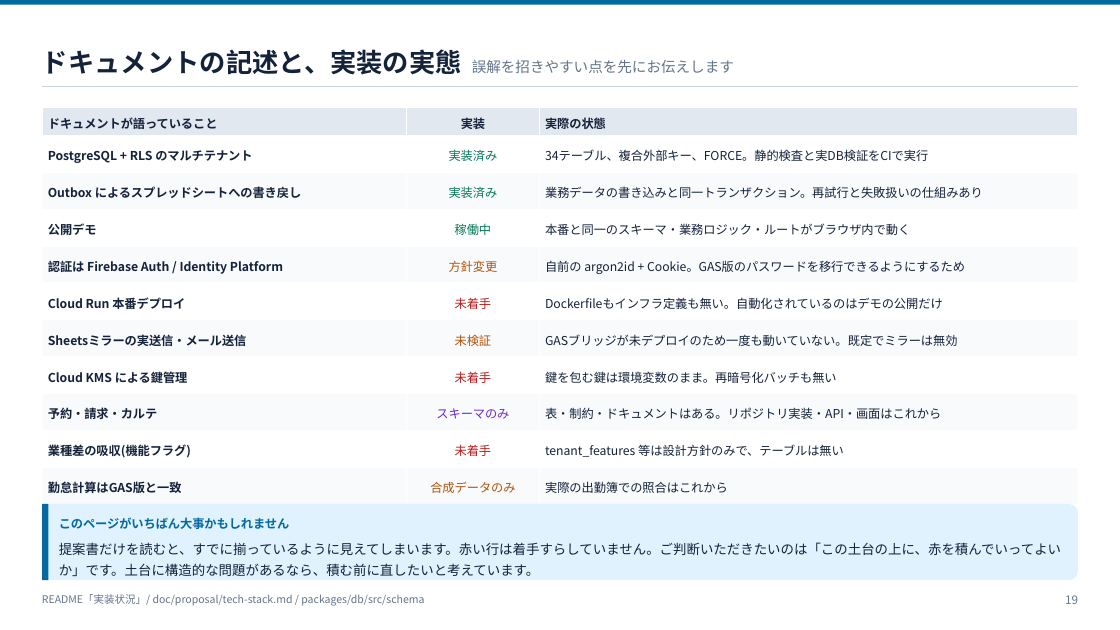
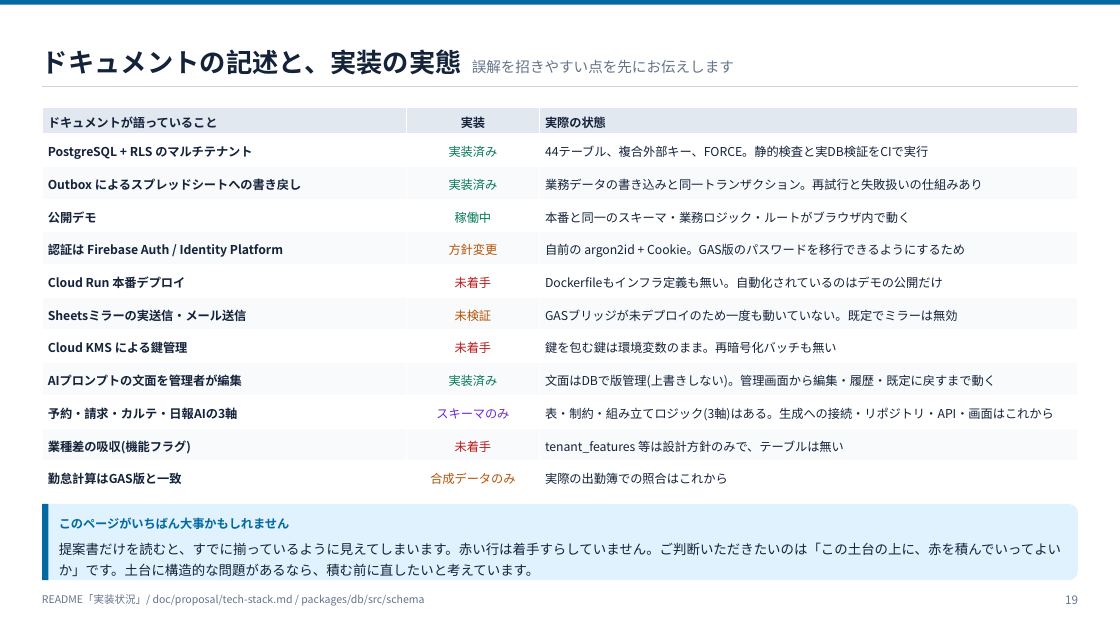
Before and after one commit to ohru131/katahimo-app, a slide deck: slide 19 of doc/slides/architecture.pptx. Drawn at 1120x630 pixels with LibreOffice and Linux fonts; fonts in the diff are those of the drawing. Boxes give left, top, right and bottom in pixels: in the first picture for what was removed or moved away, otherwise in the second. Text is boxed around its words. In the diff, an @@ line names an element or a change of style, - is before the commit and + after.

```diff
--- a/doc/slides/architecture.pptx
+++ b/doc/slides/architecture.pptx
@@ table at (42, 108, 1078, 494) @@
-row 2, column 3: 34テーブル、複合外部キー、FORCE。静的検査と実DB検証をCIで実行
+row 2, column 3: 44テーブル、複合外部キー、FORCE。静的検査と実DB検証をCIで実行
-row 9: 予約・請求・カルテ | スキーマのみ | 表・制約・ドキュメントはある。リポジトリ実装・API・画面はこれから
+row 9: AIプロンプトの文面を管理者が編集 | 実装済み | 文面はDBで版管理(上書きしない)。管理画面から編集・履歴・既定に戻すまで動く
+row 10: 予約・請求・カルテ・日報AIの3軸 | スキーマのみ | 表・制約・組み立てロジック(3軸)はある。生成への接続・リポジトリ・API・画面はこれから
```
Also in this commit, not shown: 7 other slides changed, 52 other files.
